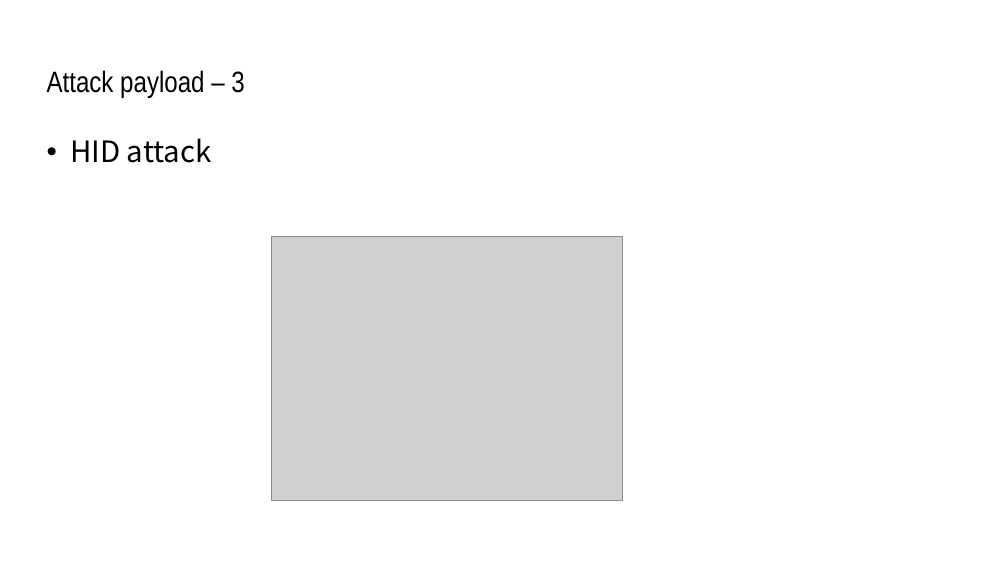
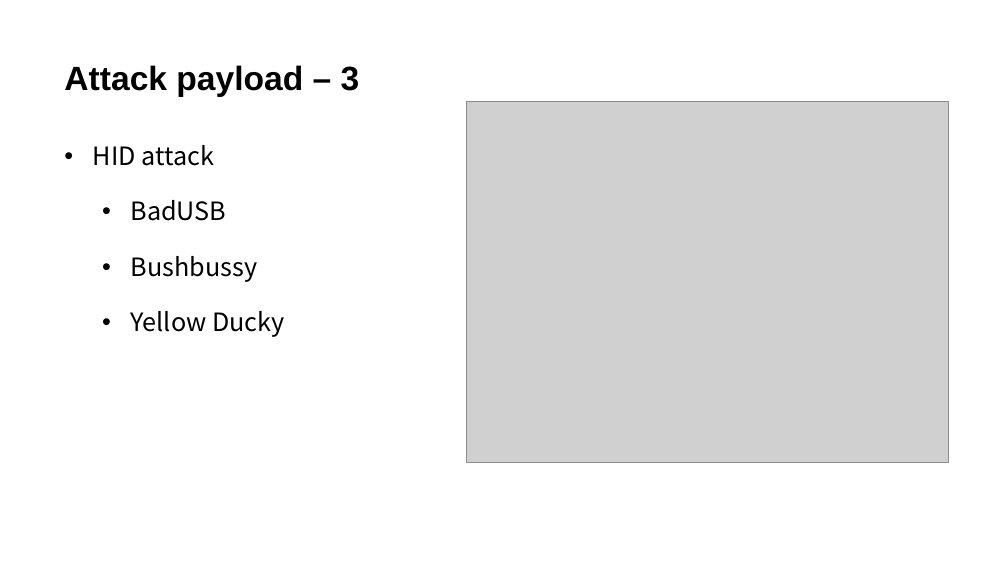
Before and after one commit to JcQSteven/GhostTunnel, a slide deck: slide 8 of Ghost Tunnel.pptx. Drawn at 1008x567 pixels with LibreOffice and Linux fonts; fonts in the diff are those of the drawing; grey boxes stand for pictures. Boxes give left, top, right and bottom in pixels: in the first picture for what was removed or moved away, otherwise in the second. Text is boxed around its words. In the diff, an @@ line names an element or a change of style, - is before the commit and + after.

```diff
--- a/Ghost Tunnel.pptx
+++ b/Ghost Tunnel.pptx
@@ text "Attack payload – 3": place and size @@
-text "Attack payload – 3" at (47,70,244,163)
+text "Attack payload – 3" at (64,65,360,97)
@@ text "Attack payload – 3" at (64,65,360,97): size 28 to 32 pt, font Arial Narrow to Arial, bold on @@
@@ picture: place and size @@
-picture at (271,237,623,501)
+picture at (467,101,949,463)
@@ text at (70,138,212,163): paragraph removed @@
-• HID attack
@@ text added at (93,145,285,337), 24 pt, text #000000 @@
+• HID attack
+  • BadUSB
+  • Bushbussy
+  • Yellow Ducky
```
Also in this commit, not shown: 17 other slides changed, 3 slides added, 4 slides removed.
